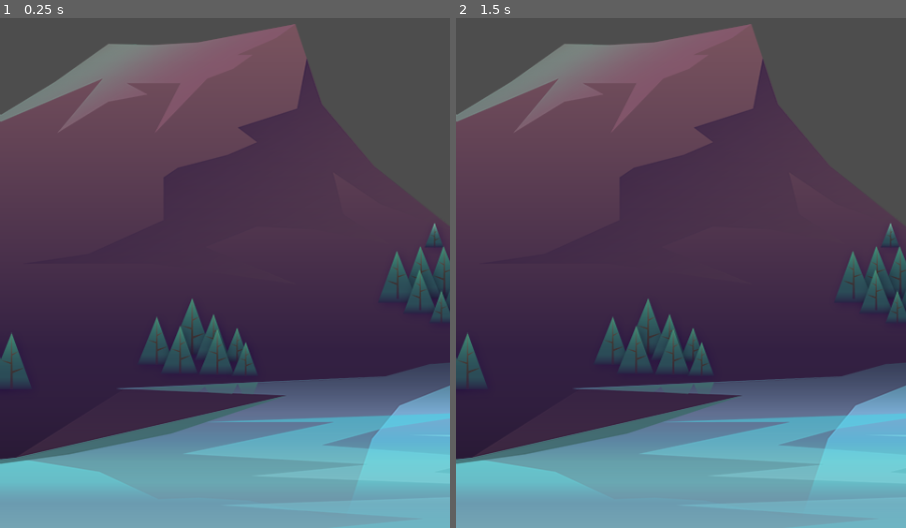
Above: before the commit, frames 1-2 (left to right).
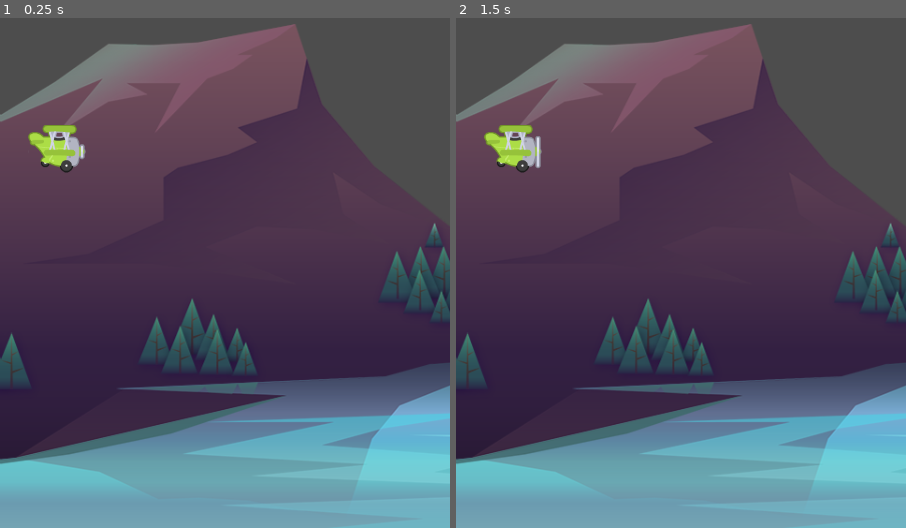
Above: after the commit, the same moments.

Repository: DeltaMonkey/GodotCSharpTappyPlane
Game: Godot game, scene res://Scenes/Game/Game.tscn
Two runs of this game, one before a commit and one after it. Both use one fixed random seed, a clock stepped at 60 frames per second and the inputs below. Before the commit the project starts from res://Scenes/Game.tscn.
Inputs:
- Up to frame 1 (0.25 s): no input
- Up to frame 2 (1.5 s): tap Enter at 0.5 s; tap Space at 1.25 s

The runs differ from the first frame. In frame 1, 0.8% of the frame differs, in the area x 6-20%, y 20-31%; in frame 2, 0.8%.

Commit message:
plane scene and basic plane animation created

Diff:
--- a/Scenes/Game.tscn
+++ /dev/null
@@ -1,9 +0,0 @@
-[gd_scene load_steps=2 format=3 uid="uid://cgsgl8o0t7rfv"]
-
-[ext_resource type="Texture2D" uid="uid://bxtxhgn5mvrad" path="res://Assets/background/rocks_2.png" id="1_gkwje"]
-
-[node name="Game" type="Node2D"]
-
-[node name="Rocks2" type="Sprite2D" parent="."]
-position = Vector2(336, 344)
-texture = ExtResource("1_gkwje")
--- /dev/null
+++ b/Scenes/Game/Game.tscn
@@ -0,0 +1,13 @@
+[gd_scene load_steps=3 format=3 uid="uid://cfd15hwcc1qoh"]
+
+[ext_resource type="Texture2D" uid="uid://bxtxhgn5mvrad" path="res://Assets/background/rocks_2.png" id="1_iophf"]
+[ext_resource type="PackedScene" uid="uid://wyr07e30ucq2" path="res://Scenes/Plane/Plane.tscn" id="2_r3gq5"]
+
+[node name="Game" type="Node2D"]
+
+[node name="Rocks2" type="Sprite2D" parent="."]
+position = Vector2(336, 344)
+texture = ExtResource("1_iophf")
+
+[node name="Plane" parent="." instance=ExtResource("2_r3gq5")]
+position = Vector2(60, 449)
--- /dev/null
+++ b/Scenes/Plane/Plane.tscn
@@ -0,0 +1,47 @@
+[gd_scene load_steps=7 format=3 uid="uid://wyr07e30ucq2"]
+
+[ext_resource type="Texture2D" uid="uid://bkw4mqhvmy3o6" path="res://Assets/plane/planes_sheet.png" id="1_8bang"]
+
+[sub_resource type="AtlasTexture" id="AtlasTexture_e4qiq"]
+atlas = ExtResource("1_8bang")
+region = Rect2(0, 0, 88, 73)
+
+[sub_resource type="AtlasTexture" id="AtlasTexture_xg3my"]
+atlas = ExtResource("1_8bang")
+region = Rect2(88, 0, 88, 73)
+
+[sub_resource type="AtlasTexture" id="AtlasTexture_i7liq"]
+atlas = ExtResource("1_8bang")
+region = Rect2(176, 0, 88, 73)
+
+[sub_resource type="SpriteFrames" id="SpriteFrames_t6msp"]
+animations = [{
+"frames": [{
+"duration": 1.0,
+"texture": SubResource("AtlasTexture_e4qiq")
+}, {
+"duration": 1.0,
+"texture": SubResource("AtlasTexture_xg3my")
+}, {
+"duration": 1.0,
+"texture": SubResource("AtlasTexture_i7liq")
+}],
+"loop": true,
+"name": &"fly",
+"speed": 10.0
+}]
+
+[sub_resource type="CircleShape2D" id="CircleShape2D_2ysd2"]
+radius = 25.0
+
+[node name="Plane" type="CharacterBody2D"]
+
+[node name="AnimatedSprite2D" type="AnimatedSprite2D" parent="."]
+scale = Vector2(0.7, 0.7)
+sprite_frames = SubResource("SpriteFrames_t6msp")
+animation = &"fly"
+autoplay = "fly"
+frame_progress = 0.166846
+
+[node name="CollisionShape2D" type="CollisionShape2D" parent="."]
+shape = SubResource("CircleShape2D_2ysd2")
--- a/project.godot
+++ b/project.godot
@@ -11,7 +11,7 @@
 [application]
 
 config/name="TappyPlane"
-run/main_scene="res://Scenes/Game.tscn"
+run/main_scene="res://Scenes/Game/Game.tscn"
 config/features=PackedStringArray("4.3", "Mobile")
 config/icon="res://icon.svg"
 
